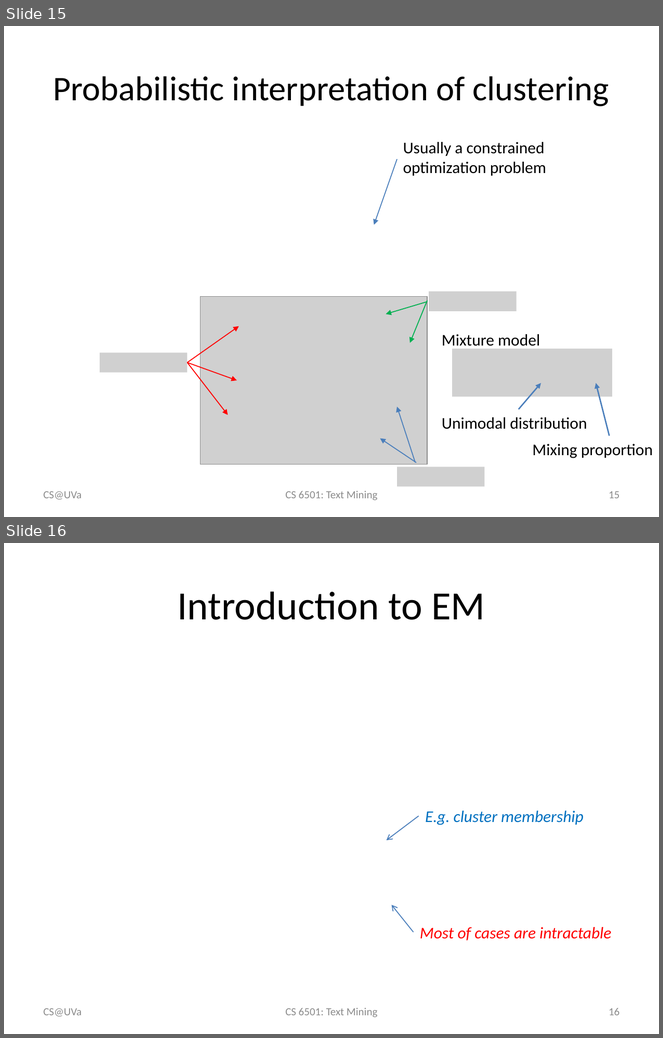
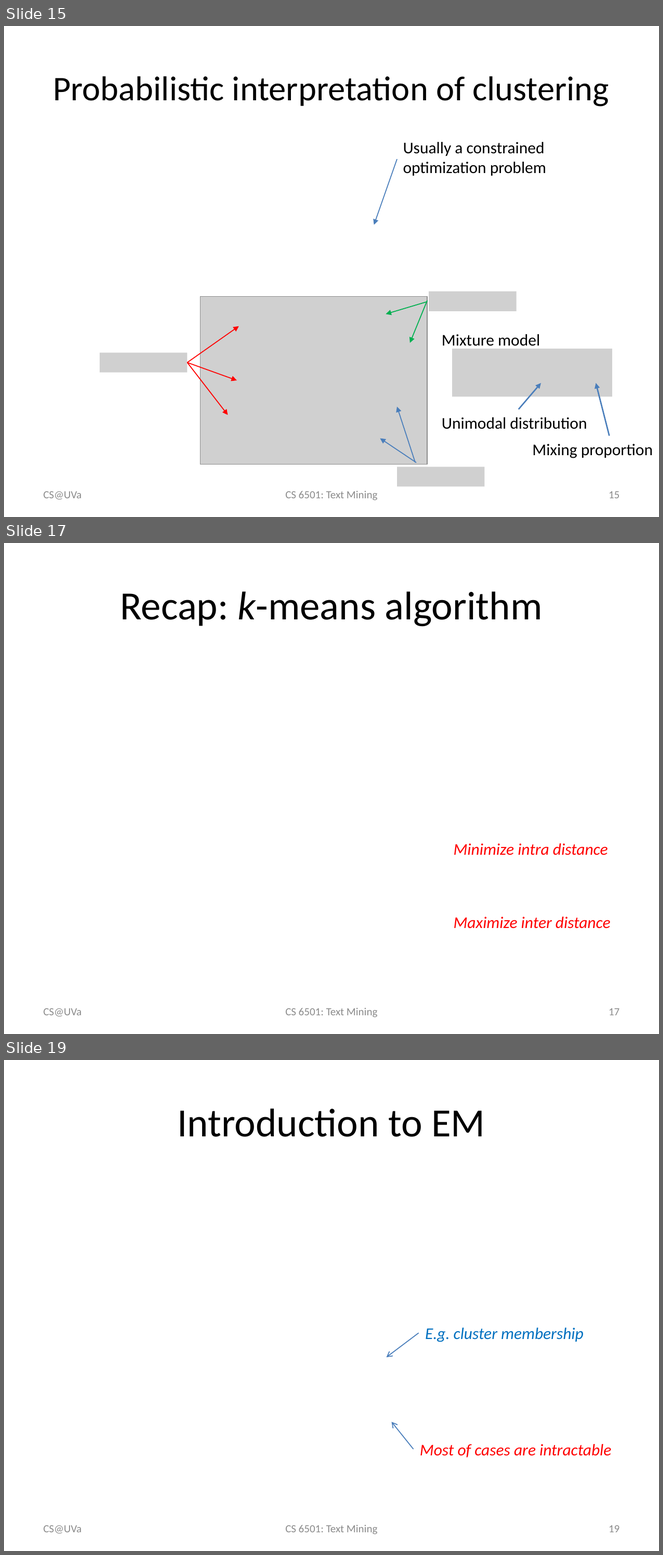
Before and after one commit to wang296/CS6501-Text-Mining, a slide deck: docs/k-means.pptx. Shown one above the other, each under a label of ours: slides 15 and 16 before the commit, slides 15, 17 and 19 after it; the slides between them are not shown. The pictures are 663x1038 and 663x1555 pixels, drawn with LibreOffice and Linux fonts; fonts in the diff are those of the drawing; grey boxes stand for pictures. Boxes give left, top, right and bottom in pixels: in the first picture for what was removed or moved away, otherwise in the second. Text is boxed around its words. In the diff, an @@ line names an element or a change of style, - is before the commit and + after.

```diff
--- a/docs/k-means.pptx
+++ b/docs/k-means.pptx
@@ slide 17 added at [4, 543, 659, 1034], background #FFFFFF @@
@@ title added at [120, 591, 543, 627], 44 pt, text #000000 @@
+Recap: k-means algorithm
@@ text added at [454, 844, 608, 856], 18 pt, text #FF0000, italic @@
+Minimize intra distance
@@ text added at [454, 917, 611, 929], 18 pt, text #FF0000, italic @@
+Maximize inter distance
@@ text added at [44, 1008, 82, 1017], 12 pt, text #8C8C8C @@
+CS@UVa
@@ text added at [285, 1008, 377, 1018], 12 pt, text #8C8C8C @@
+CS 6501: Text Mining
@@ page number added at [609, 1008, 620, 1016], 12 pt, text #8C8C8C @@
+17
@@ what was slide 16 is now slide 19 @@
@@ page number at [609, 1525, 620, 1533]: text changed @@
-16
+19
```
Also in this commit, not shown: 3 slides changed, 2 other slides added, 8 other files.
